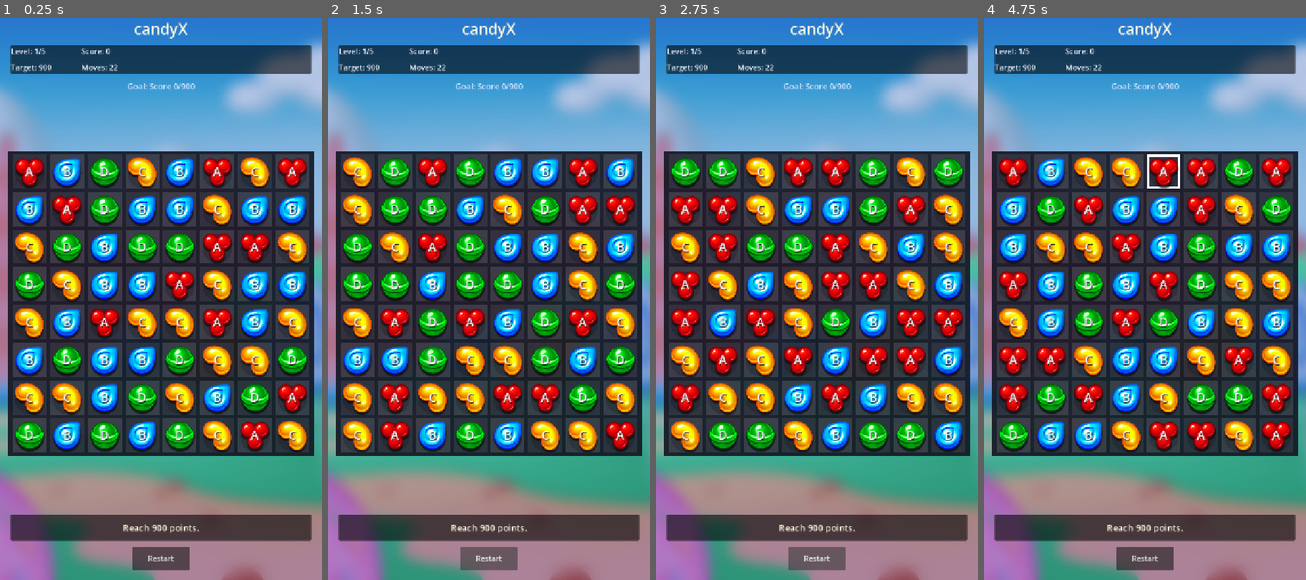
Above: before the commit, frames 1-4 (left to right).
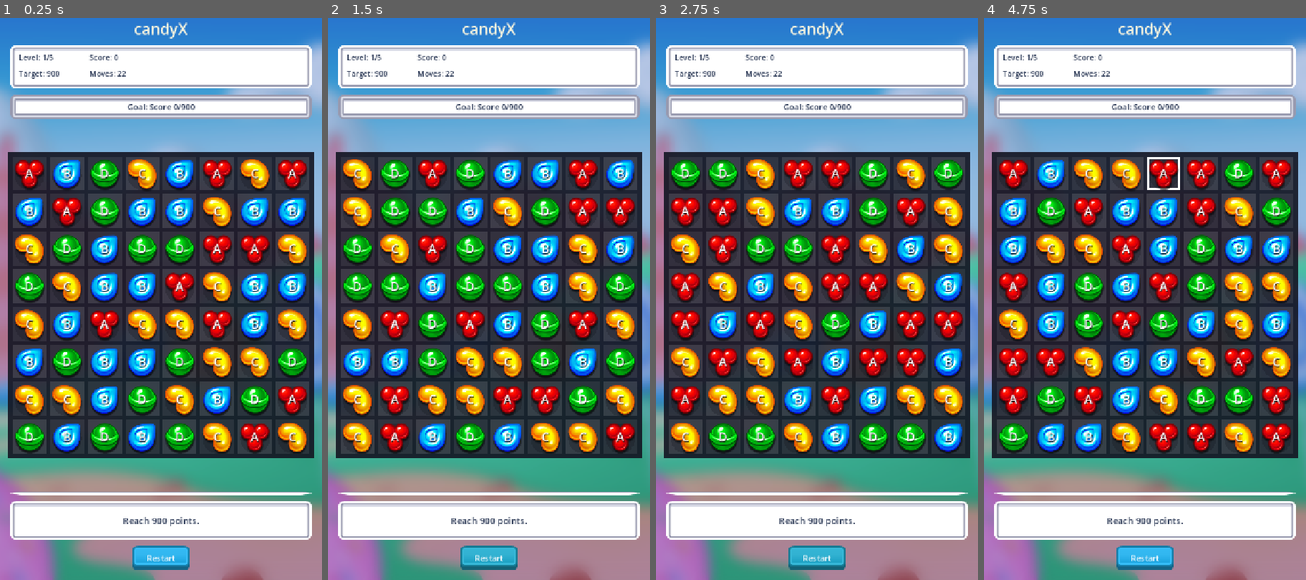
Above: after the commit, the same moments.

Repository: thokem74/candyX
Game: Godot game, scene res://scenes/main.tscn
The game is run twice, just before and just after one commit, with the same random seed, the same clock (stepped at 60 frames per second) and the same inputs.
Inputs (mouse positions are in pixels of both pictures, inside the frame that each line leads up to):
- Up to frame 1 (0.25 s): no input
- Up to frame 2 (1.5 s): click "Restart" at 0.5 s; click "Restart" at 1.25 s
- Up to frame 3 (2.75 s): click "Restart" at 2 s
- Up to frame 4 (4.75 s): tap Enter at 2.75 s; drag from (1145, 304) to (1177, 169) at 2.77 s; drag from (1080, 321) to (1128, 405) at 3.52 s; move the mouse to (1177, 169) at 4.27 s; click (1177, 169) at 4.42 s

The runs differ from the first frame. In frame 1, 38% of the frame differs, in the area x 2-98%, y 4-99%; in frame 2, 38%; in frame 3, 38%; in frame 4, 38%.

Commit message:
UI assests added

Diff:
--- a/scripts/main.gd
+++ b/scripts/main.gd
@@ -4,6 +4,12 @@
 const BOARD_SCENE := preload("res://scenes/Board.tscn")
 const BACKGROUND_TEXTURE: Texture2D = preload("res://assets/sprites/backgrounds/melle_candy_match3_background_blur.png")
 const MUSIC_STREAM: AudioStreamOggVorbis = preload("res://assets/audio/music/zane_little_flowerbed_fields.ogg")
+const UI_DISPLAY_TEXTURE: Texture2D = preload("res://assets/sprites/ui/kenney_ui_pack_display_rectangle.png")
+const UI_DISPLAY_OUTLINE_TEXTURE: Texture2D = preload("res://assets/sprites/ui/kenney_ui_pack_display_outline_rectangle.png")
+const UI_BUTTON_TEXTURE: Texture2D = preload("res://assets/sprites/ui/kenney_ui_pack_button_blue_depth_gradient.png")
+const UI_BUTTON_PRESSED_TEXTURE: Texture2D = preload("res://assets/sprites/ui/kenney_ui_pack_button_green_depth_gradient.png")
+const UI_DIVIDER_TEXTURE: Texture2D = preload("res://assets/sprites/ui/kenney_ui_pack_divider_edges.png")
+const UI_TEXT_COLOR := Color("#23314f")
 
 var _levels: Array[Dictionary] = Levels.levels()
 var _level_index := 0
@@ -52,8 +58,7 @@
 	title.add_theme_color_override("font_color", Color("#fff8df"))
 	root.add_child(title)
 
-	var info_panel := PanelContainer.new()
-	info_panel.self_modulate = Color("#23283a")
+	var info_panel := _make_texture_panel(UI_DISPLAY_TEXTURE, Vector2(0, 96))
 	root.add_child(info_panel)
 
 	var info_grid := GridContainer.new()
@@ -71,12 +76,19 @@
 	info_grid.add_child(_target_label)
 	info_grid.add_child(_moves_label)
 
+	var goal_panel := _make_texture_panel(UI_DISPLAY_OUTLINE_TEXTURE, Vector2(0, 54))
+	root.add_child(goal_panel)
+
 	_goal_label = Label.new()
 	_goal_label.autowrap_mode = TextServer.AUTOWRAP_WORD_SMART
 	_goal_label.horizontal_alignment = HORIZONTAL_ALIGNMENT_CENTER
+	_goal_label.vertical_alignment = VERTICAL_ALIGNMENT_CENTER
 	_goal_label.add_theme_font_size_override("font_size", 18)
-	_goal_label.add_theme_color_override("font_color", Color("#dbe8ff"))
-	root.add_child(_goal_label)
+	_goal_label.add_theme_color_override("font_color", UI_TEXT_COLOR)
+	_goal_label.add_theme_color_override("font_shadow_color", Color(1, 1, 1, 0.55))
+	_goal_label.add_theme_constant_override("shadow_offset_x", 0)
+	_goal_label.add_theme_constant_override("shadow_offset_y", 1)
+	goal_panel.add_child(_goal_label)
 
 	var board_frame := Control.new()
 	board_frame.size_flags_horizontal = Control.SIZE_EXPAND_FILL
@@ -92,8 +104,14 @@
 	_board.goal_changed.connect(_on_goal_changed)
 	_board.level_finished.connect(_on_level_finished)
 
-	var message_panel := PanelContainer.new()
-	message_panel.self_modulate = Color("#202532")
+	var divider := TextureRect.new()
+	divider.texture = UI_DIVIDER_TEXTURE
+	divider.expand_mode = TextureRect.EXPAND_IGNORE_SIZE
+	divider.stretch_mode = TextureRect.STRETCH_SCALE
+	divider.custom_minimum_size = Vector2(0, 8)
+	root.add_child(divider)
+
+	var message_panel := _make_texture_panel(UI_DISPLAY_TEXTURE, Vector2(0, 72))
 	root.add_child(message_panel)
 
 	_message_label = Label.new()
@@ -103,7 +121,10 @@
 	_message_label.autowrap_mode = TextServer.AUTOWRAP_WORD_SMART
 	_message_label.custom_minimum_size = Vector2(0, 58)
 	_message_label.add_theme_font_size_override("font_size", 20)
-	_message_label.add_theme_color_override("font_color", Color("#fff8df"))
+	_message_label.add_theme_color_override("font_color", UI_TEXT_COLOR)
+	_message_label.add_theme_color_override("font_shadow_color", Color(1, 1, 1, 0.55))
+	_message_label.add_theme_constant_override("shadow_offset_x", 0)
+	_message_label.add_theme_constant_override("shadow_offset_y", 1)
 	message_panel.add_child(_message_label)
 
 	var buttons := HBoxContainer.new()
@@ -114,19 +135,59 @@
 	_restart_button = Button.new()
 	_restart_button.text = "Restart"
 	_restart_button.custom_minimum_size = Vector2(128, 52)
+	_style_menu_button(_restart_button)
 	_restart_button.pressed.connect(_restart_level)
 	buttons.add_child(_restart_button)
 
 	_next_button = Button.new()
 	_next_button.text = "Next"
 	_next_button.custom_minimum_size = Vector2(128, 52)
+	_style_menu_button(_next_button)
 	_next_button.pressed.connect(_next_level)
 	buttons.add_child(_next_button)
+
+func _make_texture_panel(texture: Texture2D, minimum_size: Vector2) -> PanelContainer:
+	var panel := PanelContainer.new()
+	panel.custom_minimum_size = minimum_size
+	panel.add_theme_stylebox_override("panel", _make_texture_style(texture, 20, Color.WHITE))
+	return panel
+
+func _make_texture_style(texture: Texture2D, margin: int, modulate: Color) -> StyleBoxTexture:
+	var style := StyleBoxTexture.new()
+	style.texture = texture
+	style.modulate_color = modulate
+	style.texture_margin_left = margin
+	style.texture_margin_top = margin
+	style.texture_margin_right = margin
+	style.texture_margin_bottom = margin
+	style.content_margin_left = 18
+	style.content_margin_top = 14
+	style.content_margin_right = 18
+	style.content_margin_bottom = 14
+	return style
+
+func _style_menu_button(button: Button) -> void:
+	button.add_theme_stylebox_override("normal", _make_texture_style(UI_BUTTON_TEXTURE, 20, Color.WHITE))
+	button.add_theme_stylebox_override("hover", _make_texture_style(UI_BUTTON_TEXTURE, 20, Color("#fff8df")))
+	button.add_theme_stylebox_override("pressed", _make_texture_style(UI_BUTTON_PRESSED_TEXTURE, 20, Color.WHITE))
+	button.add_theme_stylebox_override("disabled", _make_texture_style(UI_BUTTON_TEXTURE, 20, Color(1, 1, 1, 0.5)))
+	button.add_theme_stylebox_override("focus", StyleBoxEmpty.new())
+	button.add_theme_font_size_override("font_size", 18)
+	button.add_theme_color_override("font_color", Color("#ffffff"))
+	button.add_theme_color_override("font_hover_color", Color("#ffffff"))
+	button.add_theme_color_override("font_pressed_color", Color("#ffffff"))
+	button.add_theme_color_override("font_disabled_color", Color("#ccd2e6"))
+	button.add_theme_color_override("font_shadow_color", Color(0, 0, 0, 0.28))
+	button.add_theme_constant_override("shadow_offset_x", 0)
+	button.add_theme_constant_override("shadow_offset_y", 2)
 
 func _make_stat_label() -> Label:
 	var label := Label.new()
 	label.add_theme_font_size_override("font_size", 17)
-	label.add_theme_color_override("font_color", Color("#f5f7ff"))
+	label.add_theme_color_override("font_color", UI_TEXT_COLOR)
+	label.add_theme_color_override("font_shadow_color", Color(1, 1, 1, 0.55))
+	label.add_theme_constant_override("shadow_offset_x", 0)
+	label.add_theme_constant_override("shadow_offset_y", 1)
 	label.custom_minimum_size = Vector2(140, 28)
 	return label
 
Binary file added: assets/sprites/ui/kenney_ui_pack_button_blue_depth_gradient.png
Not shown, added: assets/sprites/ui/kenney_ui_pack_button_blue_depth_gradient.png.import
Binary file added: assets/sprites/ui/kenney_ui_pack_button_green_depth_gradient.png
Not shown, added: assets/sprites/ui/kenney_ui_pack_button_green_depth_gradient.png.import
Binary file added: assets/sprites/ui/kenney_ui_pack_display_outline_rectangle.png
Not shown, added: assets/sprites/ui/kenney_ui_pack_display_outline_rectangle.png.import
Binary file added: assets/sprites/ui/kenney_ui_pack_display_rectangle.png
Not shown, added: assets/sprites/ui/kenney_ui_pack_display_rectangle.png.import
Binary file added: assets/sprites/ui/kenney_ui_pack_divider_edges.png
Not shown, added: assets/sprites/ui/kenney_ui_pack_divider_edges.png.import
Not shown, changed: README.md
Not shown, changed: assets/licenses/CREDITS.md
